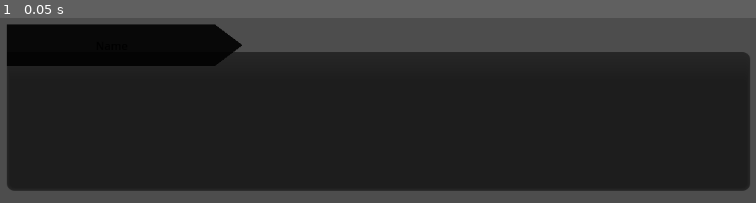
Above: before the commit, frame 1.
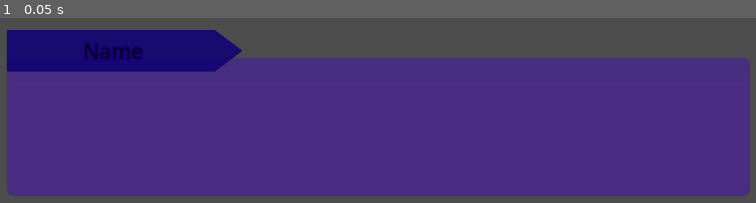
Above: after the commit, the same moment.

Repository: IsStephy/Game_1_TM
Game: Godot game, scene res://text_field.tscn
The game is run twice, just before and just after one commit, with the same random seed, the same clock (stepped at 60 frames per second) and the same inputs.
Inputs:
- Up to frame 1 (0.05 s): no input

The runs differ from the first frame. In frame 1, 81% of the frame differs, in the area x 0-100%, y 3-97%.

Commit message:
adapt changing color depending who speak

Diff:
--- a/panel_container.gd
+++ b/panel_container.gd
@@ -15,7 +15,11 @@
 
 func _changePanelColor() -> void:
 	var dialogueBox = self
+	var poligon = $Polygon2D
+	var label =$Polygon2D/Label
 	if currentSpeaking == BOBIK:
-		dialogueBox.modulate = Color(0, 0, 0)
+		dialogueBox.modulate = Color(0.288, 0.091, 0.668)
+		poligon.modulate =Color(0.288, 0.091, 0.7)
+		label.modulate = Color(1,1,1)
 	else:
 		dialogueBox.modulate = Color(1, 1, 1)
--- a/text_field.tscn
+++ b/text_field.tscn
@@ -4,18 +4,22 @@
 [ext_resource type="Script" path="res://panel_container.gd" id="2_ep3ap"]
 
 [sub_resource type="StyleBoxFlat" id="StyleBoxFlat_akigu"]
-bg_color = Color(0.00578329, 0.112129, 0.280229, 0.615686)
+bg_color = Color(1, 1, 1, 0.6)
 border_width_left = 5
 border_width_top = 40
 border_width_right = 5
 border_width_bottom = 5
-border_color = Color(0.12549, 0, 0.407843, 0.490196)
+border_color = Color(0.809349, 0.912151, 0.98628, 0.501961)
 border_blend = true
 corner_radius_top_right = 10
 corner_radius_bottom_right = 10
 corner_radius_bottom_left = 10
 
-[sub_resource type="LabelSettings" id="LabelSettings_8eess"]
+[sub_resource type="LabelSettings" id="LabelSettings_8yjp1"]
+font_size = 30
+font_color = Color(0.351563, 0.351563, 0.351563, 1)
+outline_size = 10
+shadow_size = 10000
 
 [node name="TextField" type="Control"]
 layout_mode = 3
@@ -26,6 +30,7 @@
 grow_vertical = 2
 
 [node name="PanelContainer" type="PanelContainer" parent="."]
+modulate = Color(0.288479, 0.0912281, 0.668432, 1)
 custom_minimum_size = Vector2(0, 200)
 layout_mode = 1
 anchors_preset = 12
@@ -33,9 +38,9 @@
 anchor_right = 1.0
 anchor_bottom = 1.0
 offset_left = 40.0
-offset_top = -248.0
+offset_top = -240.0
 offset_right = -40.0
-offset_bottom = -48.0
+offset_bottom = -40.0
 grow_horizontal = 2
 grow_vertical = 0
 theme = ExtResource("1_5nreh")
@@ -44,16 +49,18 @@
 
 [node name="Polygon2D" type="Polygon2D" parent="PanelContainer"]
 position = Vector2(0, 70)
-color = Color(0.287001, 0.254595, 0.626443, 0.886275)
+color = Color(0.812235, 0.821811, 0.968419, 0.886275)
 offset = Vector2(0, -50)
 polygon = PackedVector2Array(0, 0, 300, 0, 340, -30, 300, -60, 0, -60)
 
 [node name="Label" type="Label" parent="PanelContainer/Polygon2D"]
+visibility_layer = 513
+z_index = 1
 offset_left = 4.0
 offset_top = -105.0
 offset_right = 296.0
 offset_bottom = -54.0
 text = " Name"
-label_settings = SubResource("LabelSettings_8eess")
+label_settings = SubResource("LabelSettings_8yjp1")
 horizontal_alignment = 1
 vertical_alignment = 1
